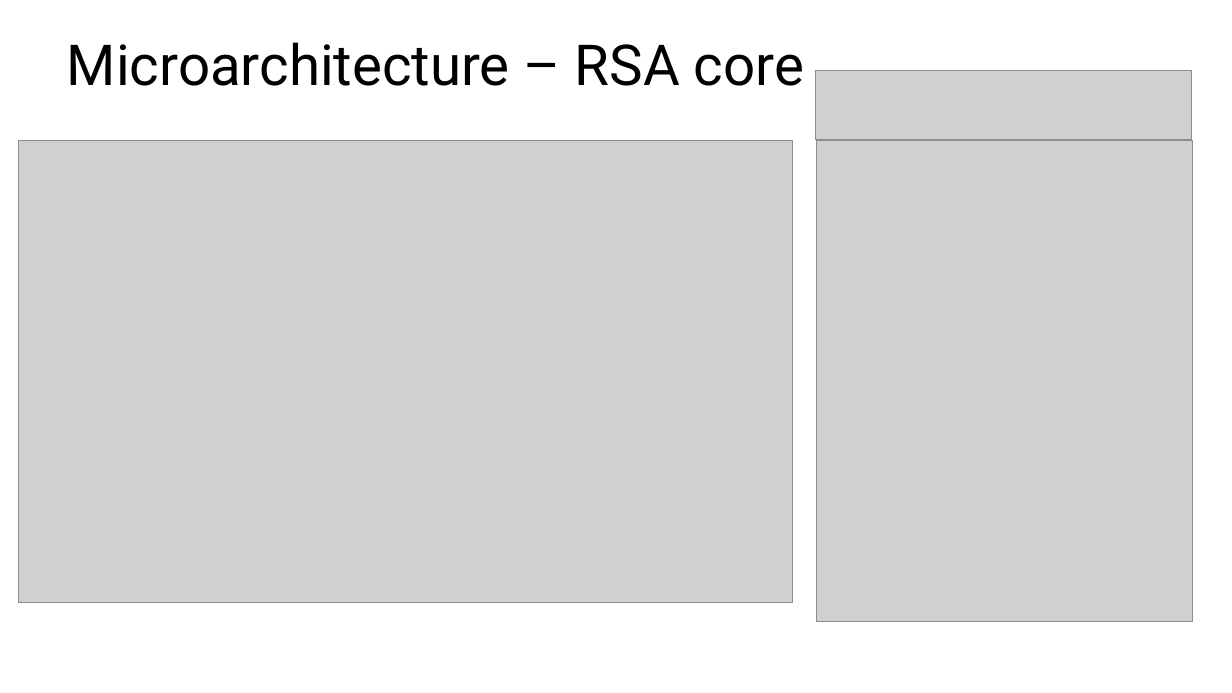
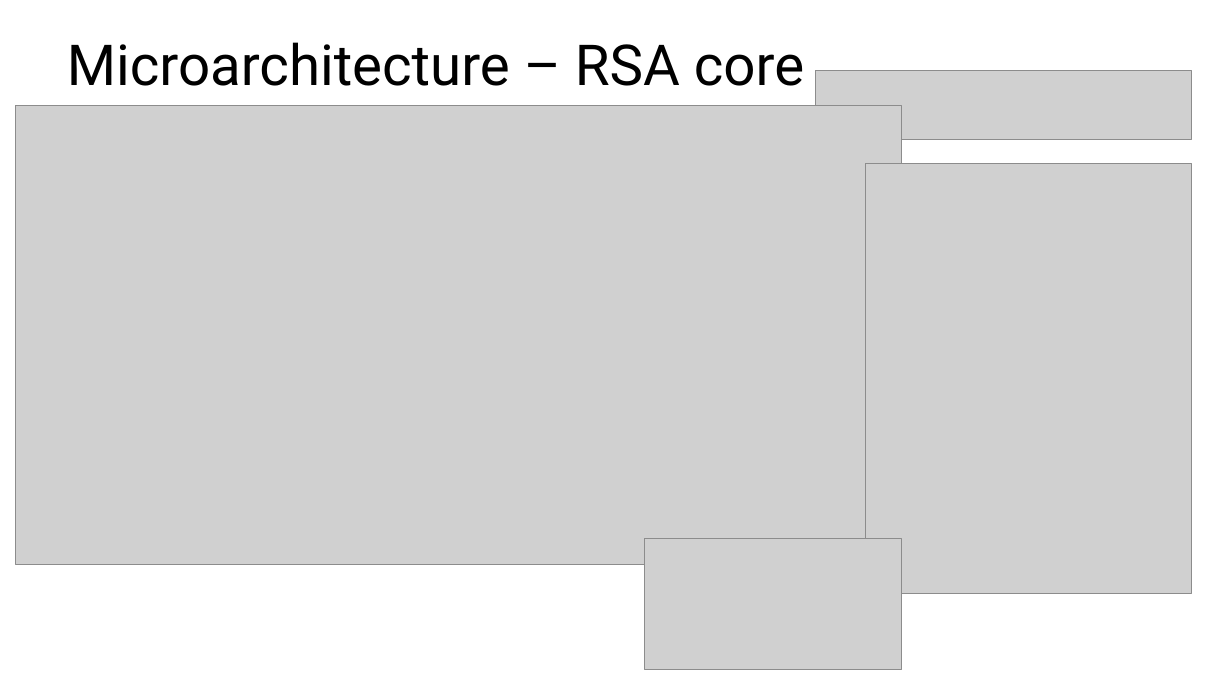
Before and after one commit to Lorangs/TFE4141_Digital_Design_1, a slide deck: slide 3 of TermProject/Microarchitecture_presentation.pptx. Drawn at 1232x693 pixels with LibreOffice and Linux fonts; fonts in the diff are those of the drawing; grey boxes stand for pictures. Boxes give left, top, right and bottom in pixels: in the first picture for what was removed or moved away, otherwise in the second. Text is boxed around its words. In the diff, an @@ line names an element or a change of style, - is before the commit and + after.

Commit message:
fixes to microarcitecture, figures and ppt

```diff
--- a/TermProject/Microarchitecture_presentation.pptx
+++ b/TermProject/Microarchitecture_presentation.pptx
@@ picture: place and size @@
-picture at (18, 140, 793, 603)
+picture at (16, 105, 902, 565)
@@ picture: place and size @@
-picture at (816, 140, 1192, 622)
+picture at (865, 164, 1191, 593)
@@ picture added at (645, 539, 902, 669) @@
```
Also in this commit, not shown: 1 other slide changed, 5 other files.
